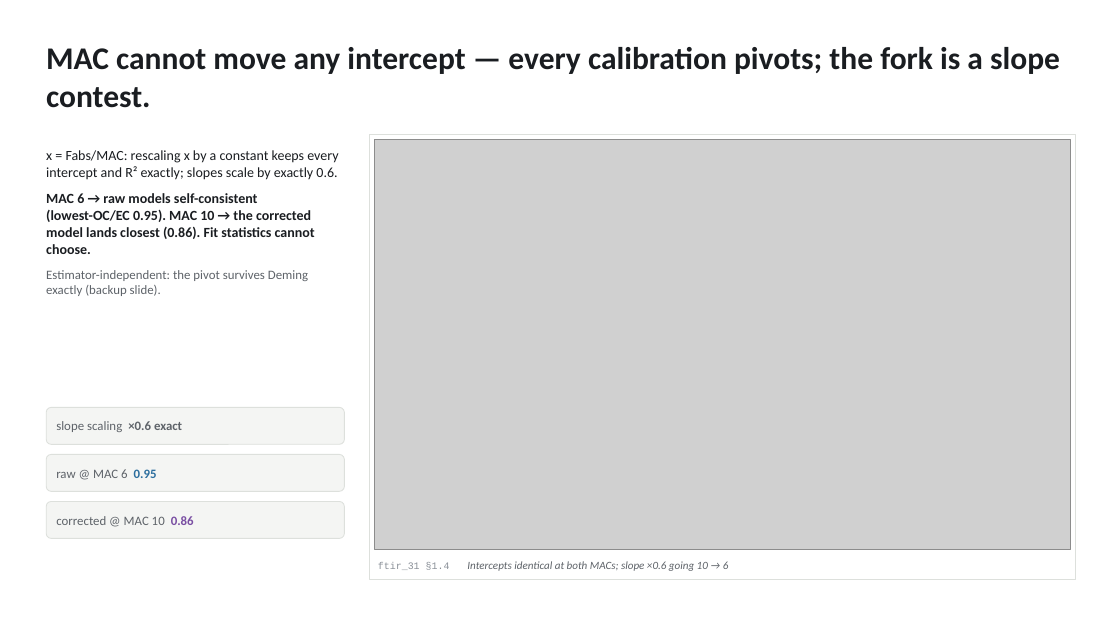
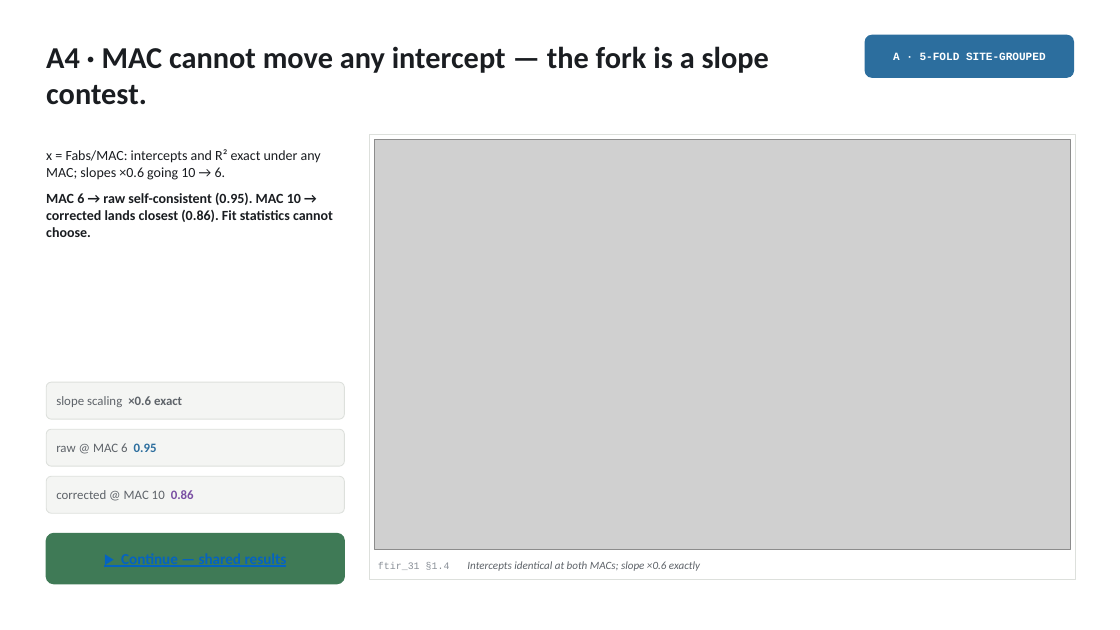
Before and after one commit to ahzs645/aethmodular, a slide deck: slide 12 of research/ftir_ec_phase3/deliverables/satoshi_followup_2026-08-13.pptx (slide 11 before the commit). Drawn at 1120x630 pixels with LibreOffice and Linux fonts; fonts in the diff are those of the drawing; grey boxes stand for pictures. Boxes give left, top, right and bottom in pixels: in the first picture for what was removed or moved away, otherwise in the second. Text is boxed around its words. In the diff, an @@ line names an element or a change of style, - is before the commit and + after.

```diff
--- a/research/ftir_ec_phase3/deliverables/satoshi_followup_2026-08-13.pptx
+++ b/research/ftir_ec_phase3/deliverables/satoshi_followup_2026-08-13.pptx
@@ text at box(46, 46, 769, 105): text changed; size 27 to 26 pt @@
-MAC cannot move any intercept — every calibration pivots; the fork is a slope contest.
+A4 · MAC cannot move any intercept — the fork is a slope contest.
@@ rounded rectangle added at box(865, 35, 1074, 77), fill #2C6E9E, outline #2C6E9E 1 pt @@
@@ text added at box(893, 52, 1046, 60), 9.5 pt, text #FFFFFF, bold @@
+A · 5-FOLD SITE-GROUPED
@@ text at box(46, 149, 333, 237): text changed; bold on @@
-x = Fabs/MAC: rescaling x by a constant keeps every intercept and R² exactly; slopes scale by exactly 0.6.
-MAC 6 → raw models self-consistent (lowest-OC/EC 0.95). MAC 10 → the corrected model lands closest (0.86). Fit statistics cannot choose.
-Estimator-independent: the pivot survives Deming exactly (backup slide).
+x = Fabs/MAC: intercepts and R² exact under any MAC; slopes ×0.6 going 10 → 6.
+MAC 6 → raw self-consistent (0.95). MAC 10 → corrected lands closest (0.86). Fit statistics cannot choose.
@@ rounded rectangle: place and size @@
-rounded rectangle at box(46, 502, 344, 539)
+rounded rectangle at box(46, 382, 344, 419)
@@ rounded rectangle: place and size @@
-rounded rectangle at box(46, 408, 344, 444)
+rounded rectangle at box(46, 429, 344, 466)
@@ 3 texts: place and size @@
-3 texts at box(56, 421, 194, 525)
+3 texts at box(56, 396, 194, 499)
@@ rounded rectangle: place and size @@
-rounded rectangle at box(46, 455, 344, 492)
+rounded rectangle at box(46, 476, 344, 513)
@@ rounded rectangle added at box(46, 534, 344, 584), fill #3F7A56, outline #3F7A56 1 pt @@
@@ text at box(378, 561, 700, 571): text changed @@
-ftir_31 §1.4 Intercepts identical at both MACs; slope ×0.6 going 10 → 6
+ftir_31 §1.4 Intercepts identical at both MACs; slope ×0.6 exactly
```
Also in this commit, not shown: 16 other slides changed, 6 slides added, 1 slide removed.
